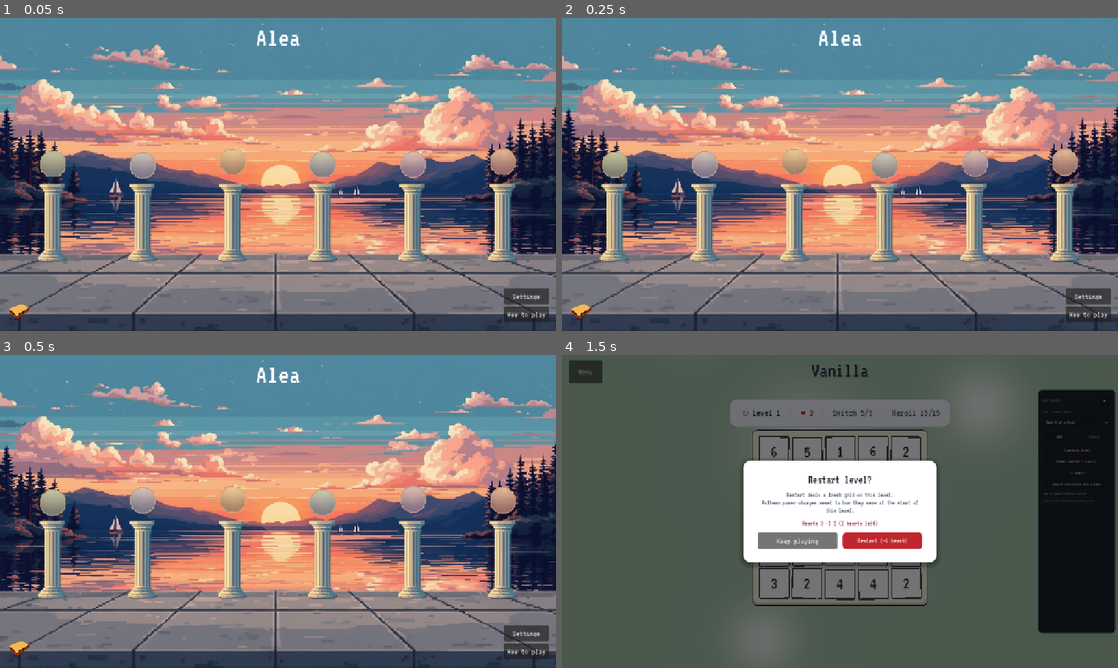
Above: before the commit, frames 1-4 (two rows, left to right).
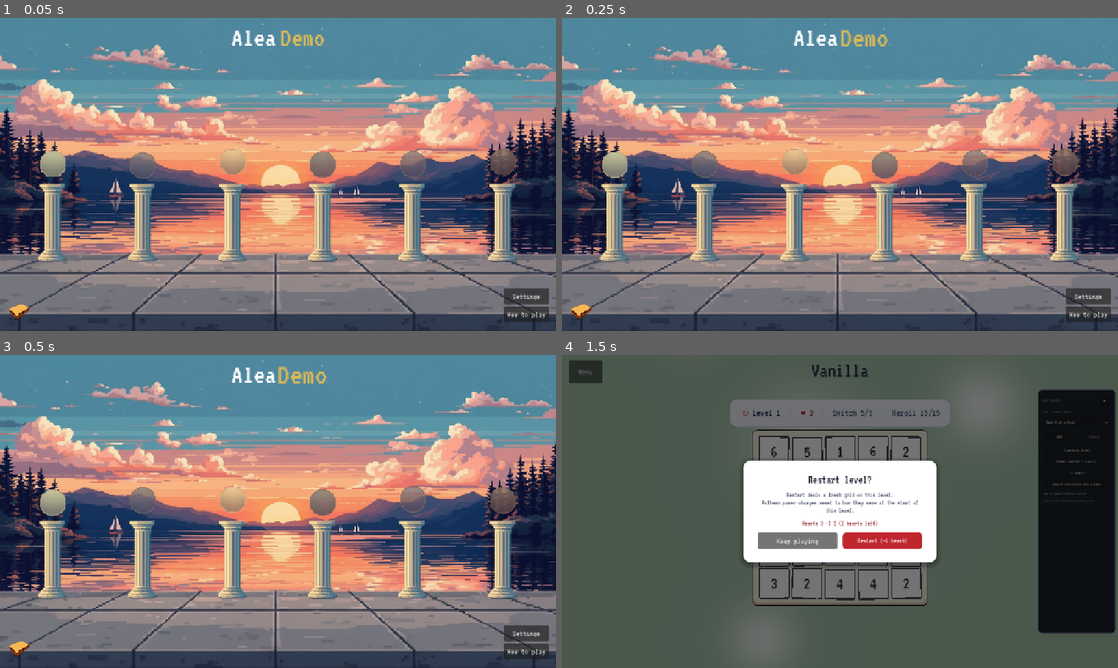
Above: after the commit, the same moments.

Repository: ming33333/Alea-Godot
Game: Godot game, scene res://scenes/main_menu.tscn
Two runs of this game, one before a commit and one after it. Both use one fixed random seed, a clock stepped at 60 frames per second and the inputs below. Sound files missing from this copy of the repository are replaced by a short silence.
Inputs (mouse positions are in pixels of both pictures, inside the frame that each line leads up to):
- Up to frame 1 (0.05 s): no input
- Up to frame 2 (0.25 s): no input
- Up to frame 3 (0.5 s): no input
- Up to frame 4 (1.5 s): click (612, 502) at 0.52 s; click "↻" at 1.25 s

The runs differ from the first frame. In frame 1, 1.7% of the frame differs, in the area x 23-93%, y 4-52%; in frame 2, 1.7%; in frame 3, 1.7%, in the area x 23-93%, y 3-52%; in frame 4, nothing differs.

Commit message:
added a demo mode

Diff:
--- a/scenes/main_menu.tscn
+++ b/scenes/main_menu.tscn
@@ -177,10 +177,26 @@
 grow_horizontal = 2
 mouse_filter = 2
 
-[node name="Title" type="Label" parent="TitleBlock"]
+[node name="TitleRow" type="HBoxContainer" parent="TitleBlock"]
+unique_name_in_owner = true
+layout_mode = 2
+theme_override_constants/separation = 10
+alignment = 1
+
+[node name="TitleAlea" type="Label" parent="TitleBlock/TitleRow"]
+unique_name_in_owner = true
 layout_mode = 2
 theme_override_font_sizes/font_size = 64
 text = "Alea"
+horizontal_alignment = 1
+
+[node name="TitleDemo" type="Label" parent="TitleBlock/TitleRow"]
+unique_name_in_owner = true
+visible = false
+layout_mode = 2
+theme_override_colors/font_color = Color(0.85, 0.72, 0.35, 1)
+theme_override_font_sizes/font_size = 64
+text = "Demo"
 horizontal_alignment = 1
 
 [node name="BadgeBlock" type="VBoxContainer" parent="."]
--- a/scripts/autoload/game_state.gd
+++ b/scripts/autoload/game_state.gd
@@ -12,6 +12,17 @@
 var pending_orb_completion_celebration: String = ""
 var pending_badge_award_fly: bool = false
 var pending_portal_reveal: bool = false
+
+## Set `true` for demo builds — only Vanilla and Safari Snap are playable.
+var demo_mode: bool = true
+
+const _DEMO_ORB_IDS: Array[String] = ["vanilla", "countdownOne"]
+
+
+func is_orb_playable(challenge_orb_id: String) -> bool:
+	if not demo_mode:
+		return true
+	return challenge_orb_id in _DEMO_ORB_IDS
 
 
 func request_orb_completion_celebration(
--- a/scripts/main_menu.gd
+++ b/scripts/main_menu.gd
@@ -35,6 +35,8 @@
 const PORTAL_REVEAL_SEC := 1.15
 const PORTAL_REVEAL_PAUSE_SEC := 0.35
 const PORTAL_REVEAL_SHADER: Shader = preload("res://assets/shaders/portal_reveal.gdshader")
+const DEMO_TITLE_BOB_SEC := 0.42
+const DEMO_TITLE_SCALE_UP := 1.14
 
 @onready var map_area: Control = %MapArea
 @onready var champion_portal: TextureButton = %ChampionPortal
@@ -56,6 +58,7 @@
 @onready var tooltip_subtitle: Label = %TooltipSubtitle
 @onready var tooltip_body: Label = %TooltipBody
 @onready var tooltip_footer: Label = %TooltipFooter
+@onready var title_demo: Label = %TitleDemo
 var _hover_challenge_orb_id: String = ""
 var _launching: bool = false
 var _click_seq: int = 0
@@ -74,6 +77,7 @@
 var _portal_was_visible_before_orb_celebration: bool = false
 var _badge_fly_layer: Control
 var _badge_fly_reveal_orb_id: String = ""
+var _title_demo_tween: Tween
 const MAX_ORB_BUILD_ATTEMPTS := 60
 const MAX_PORTAL_LAYOUT_ATTEMPTS := 40
 const MAX_CELEBRATION_PLAY_ATTEMPTS := 120
@@ -105,6 +109,7 @@
 		SaveService.badges_changed.connect(_on_badges_changed)
 	call_deferred("_build_orbs")
 	_layout_deck_pillars()
+	_setup_demo_title()
 	if (
 		not GameState.pending_orb_completion_celebration.is_empty()
 		and GameState.pending_badge_award_fly
@@ -129,6 +134,45 @@
 	return map_area != null and map_area.size.x >= 32.0 and map_area.size.y >= 32.0
 
 
+func _setup_demo_title() -> void:
+	if title_demo == null:
+		return
+	if not GameState.demo_mode:
+		title_demo.visible = false
+		return
+	title_demo.visible = true
+	title_demo.pivot_offset = title_demo.size * 0.5
+	title_demo.resized.connect(_layout_demo_title_pivot)
+	call_deferred("_layout_demo_title_pivot")
+	_start_demo_title_bob()
+
+
+func _layout_demo_title_pivot() -> void:
+	if title_demo != null:
+		title_demo.pivot_offset = title_demo.size * 0.5
+
+
+func _start_demo_title_bob() -> void:
+	if title_demo == null:
+		return
+	if _title_demo_tween != null and _title_demo_tween.is_valid():
+		_title_demo_tween.kill()
+	title_demo.scale = Vector2.ONE
+	_title_demo_tween = create_tween().set_loops()
+	_title_demo_tween.tween_property(
+		title_demo,
+		"scale",
+		Vector2(DEMO_TITLE_SCALE_UP, DEMO_TITLE_SCALE_UP),
+		DEMO_TITLE_BOB_SEC
+	).set_trans(Tween.TRANS_SINE).set_ease(Tween.EASE_IN_OUT)
+	_title_demo_tween.tween_property(
+		title_demo,
+		"scale",
+		Vector2.ONE,
+		DEMO_TITLE_BOB_SEC
+	).set_trans(Tween.TRANS_SINE).set_ease(Tween.EASE_IN_OUT)
+
+
 func _on_map_area_resized() -> void:
 	if _orb_completion_active:
 		return
@@ -159,6 +203,8 @@
 
 
 func _should_show_champion_portal() -> bool:
+	if GameState.demo_mode:
+		return false
 	var menu_count: int = GameData.menu_challenge_orbs.size()
 	if menu_count <= 0:
 		return false
@@ -353,6 +399,8 @@
 	btn.pressed.connect(_on_orb_pressed.bind(gid))
 	btn.set_meta("challenge_orb_id", gid)
 	btn.set_meta("pillar_index", pillar_index)
+	var demo_locked: bool = GameState.demo_mode and not GameState.is_orb_playable(gid)
+	btn.set_demo_locked(demo_locked)
 	return btn
 
 
@@ -381,10 +429,13 @@
 	tooltip_subtitle.text = str(challenge_orb.get("subtitle", ""))
 	tooltip_body.text = str(challenge_orb.get("description", ""))
 	var badge_label: String = "Badge earned" if earned else "Badge locked"
-	tooltip_footer.text = "%s · %s · click to play" % [
-		challenge_orb.get("badge_name", ""),
-		badge_label,
-	]
+	if GameState.demo_mode and not GameState.is_orb_playable(gid):
+		tooltip_footer.text = "Not in demo · full game unlocks all challenge orbs"
+	else:
+		tooltip_footer.text = "%s · %s · click to play" % [
+			challenge_orb.get("badge_name", ""),
+			badge_label,
+		]
 
 
 func _on_orb_hover(challenge_orb: Dictionary, orb: Control) -> void:
@@ -574,7 +625,8 @@
 		_refresh_badges()
 		await _play_badge_award_fly(orb, orb_id)
 	if (
-		SaveService.has_all_menu_badges()
+		not GameState.demo_mode
+		and SaveService.has_all_menu_badges()
 		and not _portal_was_visible_before_orb_celebration
 	):
 		GameState.request_portal_reveal()
@@ -686,6 +738,9 @@
 
 
 func _on_orb_pressed(challenge_orb_id: String) -> void:
+	if not GameState.is_orb_playable(challenge_orb_id):
+		_log_challenge_orb_click("SKIPPED", challenge_orb_id, "demo locked")
+		return
 	_click_seq += 1
 	_log_challenge_orb_click("PRESSED", challenge_orb_id, "launching challenge orb")
 	_hide_challenge_orb_tooltip()
@@ -695,6 +750,9 @@
 func _launch_challenge_orb(challenge_orb_id: String) -> void:
 	if challenge_orb_id.is_empty():
 		DebugLog.log_error("MainMenu", "_launch_challenge_orb called with empty challenge_orb_id")
+		return
+	if not GameState.is_orb_playable(challenge_orb_id):
+		_log_challenge_orb_click("SKIPPED", challenge_orb_id, "demo locked")
 		return
 	if _launching:
 		_log_challenge_orb_click("SKIPPED", challenge_orb_id, "launch already in progress")
--- a/scripts/ui/pixel_challenge_orb.gd
+++ b/scripts/ui/pixel_challenge_orb.gd
@@ -31,6 +31,8 @@
 var _float_phase_offset: float = 0.0
 var _floating_enabled: bool = true
 var _bloom_layer: OrbBloomLayer
+var _demo_locked: bool = false
+var _demo_lock_tint := Color(0.62, 0.65, 0.70, 0.82)
 
 
 class OrbBloomLayer extends Control:
@@ -172,6 +174,16 @@
 	queue_redraw()
 	if _bloom_layer != null:
 		_bloom_layer.queue_redraw()
+
+
+func set_demo_locked(locked: bool) -> void:
+	_demo_locked = locked
+	modulate = _demo_lock_tint if locked else Color.WHITE
+	queue_redraw()
+
+
+func is_demo_locked() -> bool:
+	return _demo_locked
 
 
 func is_bob_near_rest(threshold: float = 0.45) -> bool:
